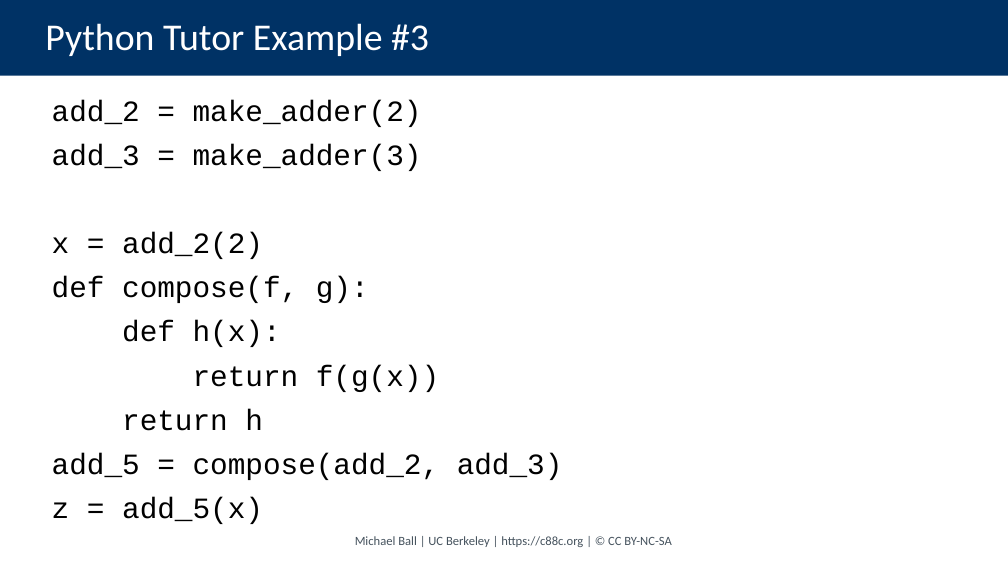
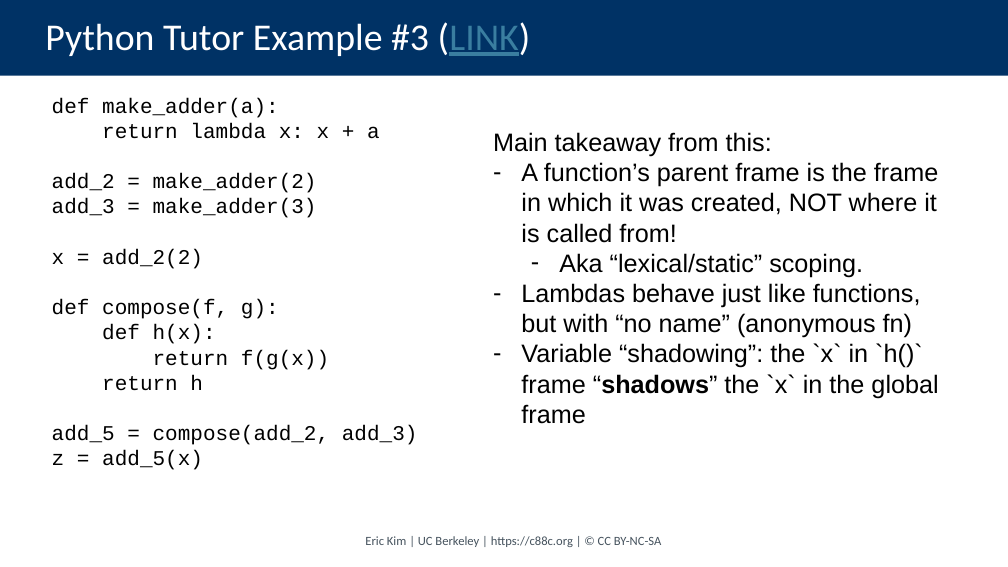
Before and after one commit to cs88-website/su24, a slide deck: slide 25 of assets/slides/su24/07-HOFs_Environments.pptx (slide 22 before the commit). Drawn at 1008x567 pixels with LibreOffice and Linux fonts; fonts in the diff are those of the drawing. Boxes give left, top, right and bottom in pixels: in the first picture for what was removed or moved away, otherwise in the second. Text is boxed around its words. In the diff, an @@ line names an element or a change of style, - is before the commit and + after.

```diff
--- a/assets/slides/su24/07-HOFs_Environments.pptx
+++ b/assets/slides/su24/07-HOFs_Environments.pptx
@@ title at bbox=[45, 22, 531, 56]: text changed @@
-Python Tutor Example #3
+Python Tutor Example #3 (LINK)
@@ text at bbox=[52, 98, 380, 139]: paragraphs added @@
+def make_adder(a):
+return lambda x: x + a
@@ text added at bbox=[493, 132, 938, 424], 24 pt, text #000000 @@
+Main takeaway from this:
+– A function’s parent frame is the frame in which it was created, NOT where it is called from!
+  – Aka “lexical/static” scoping.
+– Lambdas behave just like functions, but with “no name” (anonymous fn)
+– Variable “shadowing”: the `x` in `h()` frame “shadows” the `x` in the global frame
@@ text at bbox=[52, 173, 418, 470]: size 28 to 20 pt in "add_2 = make_adder(2)", "add_3 = make_adder(3)", "x = add_2(2)", "def compose(f, g):" and 5 more places; less space between paragraphs @@
@@ text at bbox=[365, 536, 661, 547]: text changed @@
-Michael Ball | UC Berkeley | https://c88c.org | © CC BY-NC-SA
+Eric Kim | UC Berkeley | https://c88c.org | © CC BY-NC-SA
```
Also in this commit, not shown: 8 other slides changed, 14 slides added, 12 slides removed, 15 other files.
